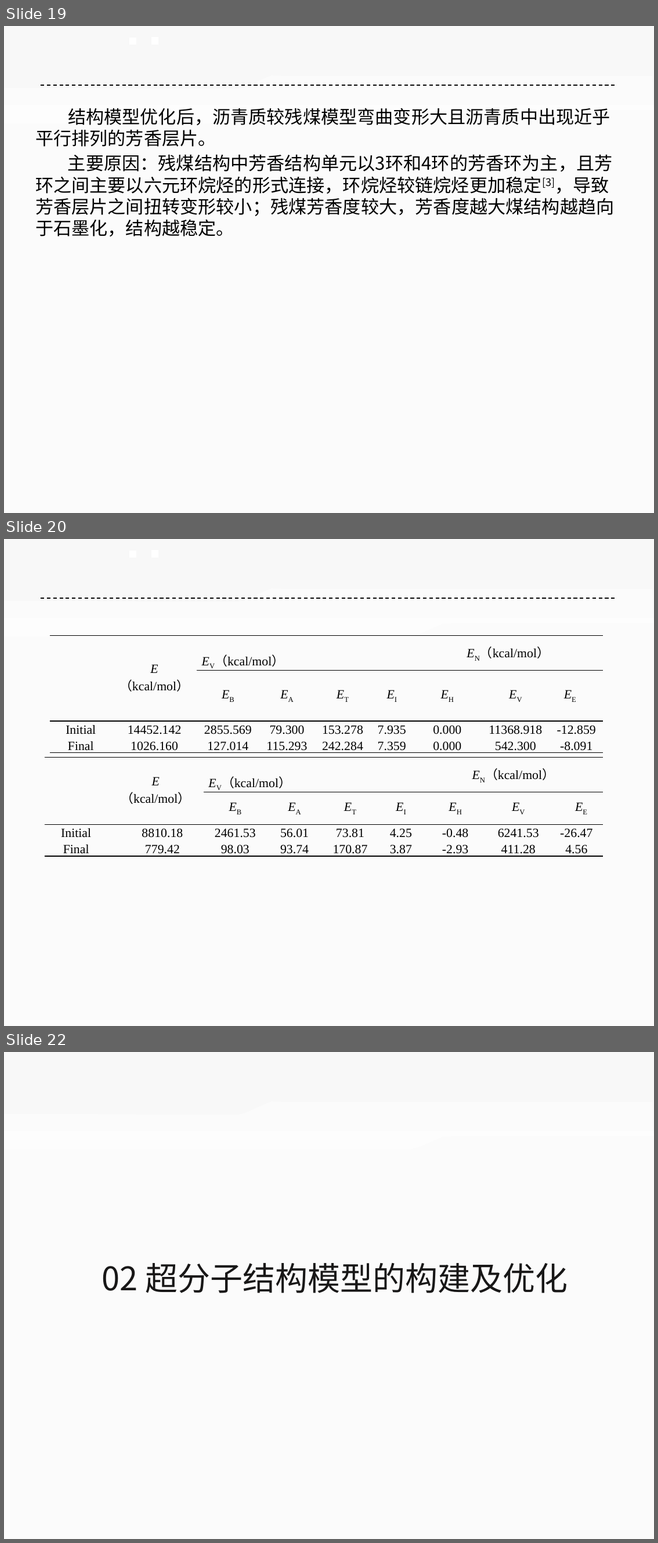
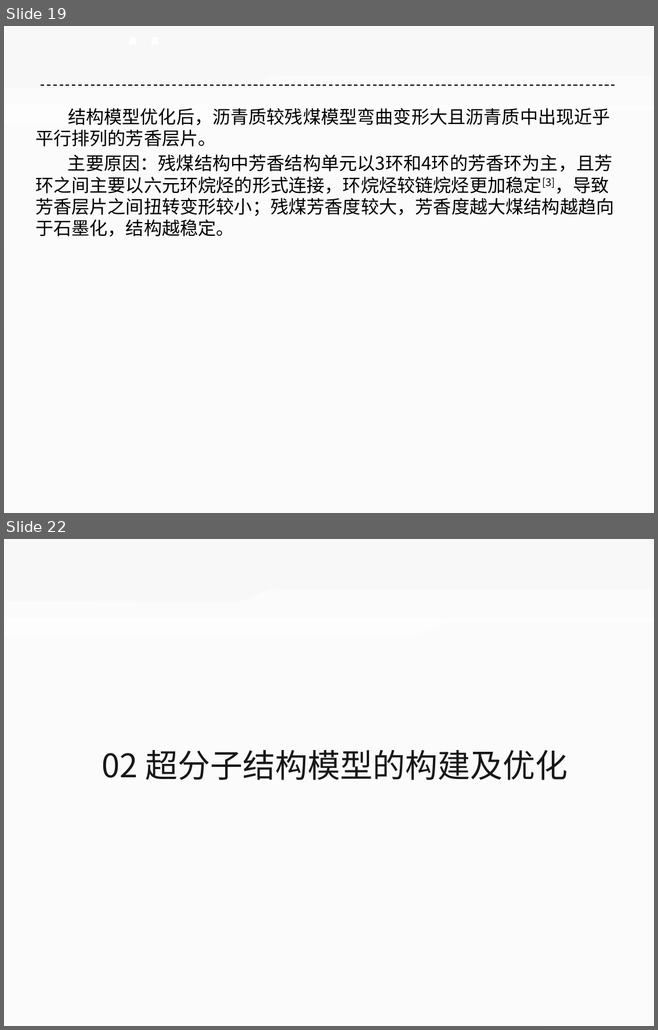
Before and after one commit to ilvcr/GraduationProject, a slide deck: ppt/yoghourtppt.pptx. Shown one above the other, each under a label of ours: slides 19, 20 and 22 before the commit, slides 19 and 22 after it; the slides between them are not shown. The pictures are 658x1543 and 658x1030 pixels, drawn with LibreOffice and Linux fonts; fonts in the diff are those of the drawing. Boxes give left, top, right and bottom in pixels: in the first picture for what was removed or moved away, otherwise in the second. Text is boxed around its words. In the diff, an @@ line names an element or a change of style, - is before the commit and + after.

```diff
--- a/ppt/yoghourtppt.pptx
+++ b/ppt/yoghourtppt.pptx
@@ slide 20 removed at (4, 539, 654, 1026), background #F8F8F8; not listed: 2 template elements that a slide beside it also shows @@
@@ rectangle removed at (129, 551, 136, 557) @@
@@ rectangle removed at (151, 551, 158, 557) @@
@@ line removed from (41, 598) to (617, 598) @@
@@ table removed at (49, 635, 604, 755), 4 rows, 9 columns @@
- | E / （kcal/mol） | EV（kcal/mol） |  |  |  | EN（kcal/mol） |  | 
- |  | EB | EA | ET | EI | EH | EV | EE
-Initial | 14452.142 | 2855.569 | 79.300 | 153.278 | 7.935 | 0.000 | 11368.918 | -12.859
-Final | 1026.160 | 127.014 | 115.293 | 242.284 | 7.359 | 0.000 | 542.300 | -8.091
@@ table removed at (44, 757, 604, 859), 4 rows, 9 columns @@
- | E / （kcal/mol） | EV（kcal/mol） |  |  |  | EN（kcal/mol） |  | 
- |  | EB | EA | ET | EI | EH | EV | EE
-Initial | 8810.18 | 2461.53 | 56.01 | 73.81 | 4.25 | -0.48 | 6241.53 | -26.47
-Final | 779.42 | 98.03 | 93.74 | 170.87 | 3.87 | -2.93 | 411.28 | 4.56
```
Also in this commit, not shown: 5 slides changed, 3 slides added, 1 other slide removed.
